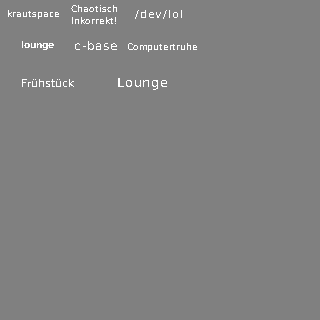
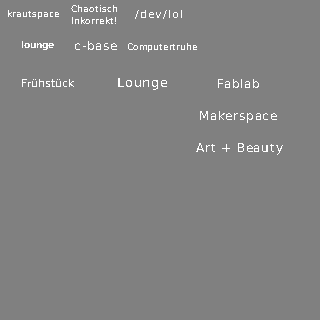
The second 320 x 320 image is a revision of the first. Changes to its layers:
added layer "Makerspace" above "Art + Beauty" over box(200, 111, 277, 123)
added layer "Art + Beauty" above "Fablab" over box(196, 143, 283, 155)
added layer "Fablab" above "Lounge" over box(218, 79, 259, 88)
